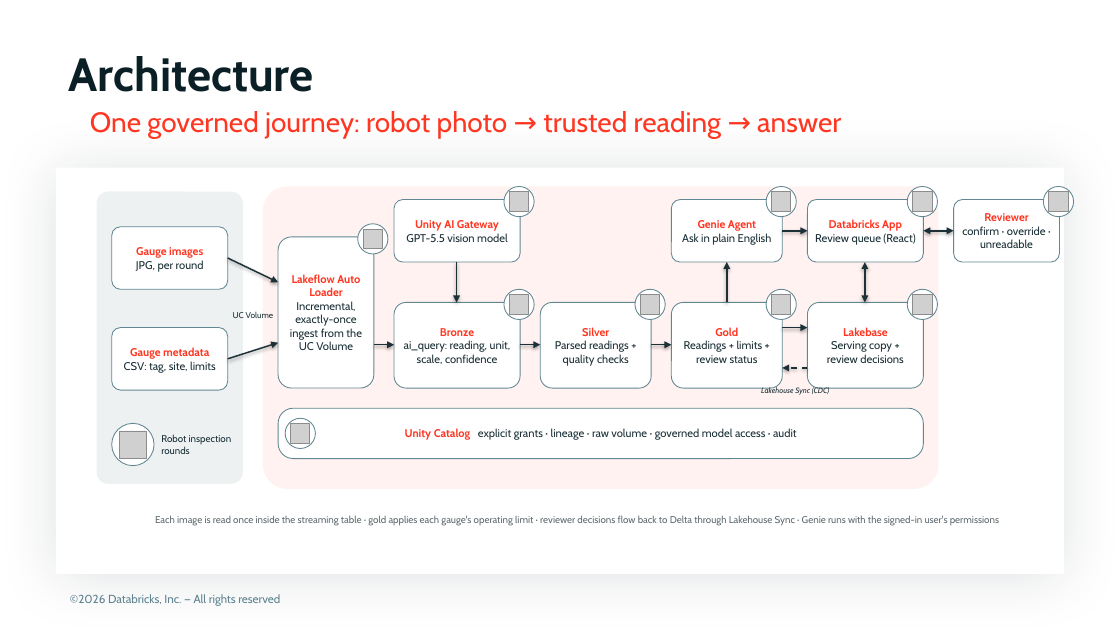
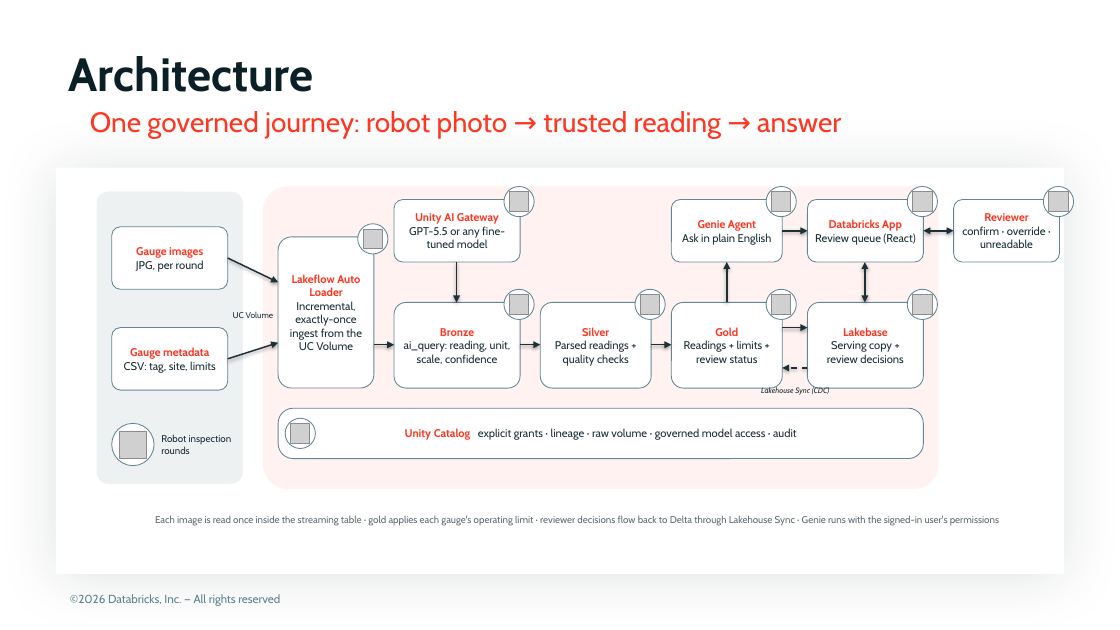
Before and after one commit to admitrewski/pressure-gauge-reader, a slide deck: slide 10 of deck/pressure-gauge-reader.pptx (slide 8 before the commit). Drawn at 1120x630 pixels with LibreOffice and Linux fonts; fonts in the diff are those of the drawing; grey boxes stand for pictures; background and template pictures are left out. Boxes give left, top, right and bottom in pixels: in the first picture for what was removed or moved away, otherwise in the second. Text is boxed around its words. In the diff, an @@ line names an element or a change of style, - is before the commit and + after.

Commit message:
Deck: broader value proposition — visual inspection, open models, any cloud
Adds 'One platform for visual inspection' (beyond gauges: leaks, rust,
breakages; open foundation models instead of hand-built computer vision or a
vendor; fine-tune specialist models from reviewer-labelled photos; AWS, Azure
and Google Cloud), a comparison with bespoke computer vision and third-party
vendors, and a three-phase roadmap. Title, outcome and close reframed with
gauges as the first use case.

```diff
--- a/deck/pressure-gauge-reader.pptx
+++ b/deck/pressure-gauge-reader.pptx
@@ text in rounded rectangle at (409, 226, 505, 248): text changed @@
-GPT-5.5 vision model
+GPT-5.5 or any fine-tuned model
```
Also in this commit, not shown: 4 other slides changed, 3 slides added, 2 other files.
